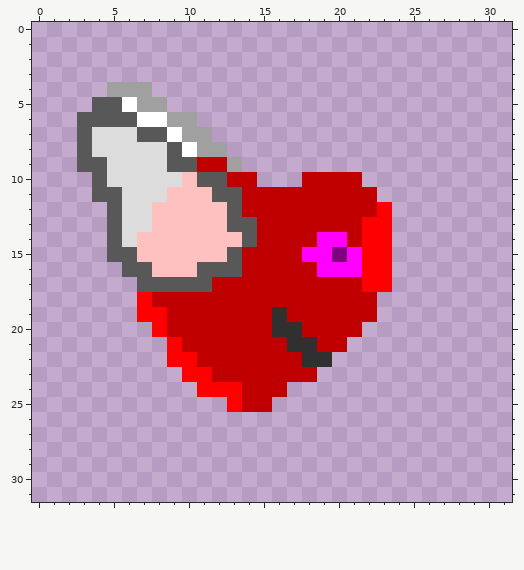
A pixel-art sprite gets an edit: images/missiondb.png. That is the earlier state.
The file is 32x32 pixels.
The result:
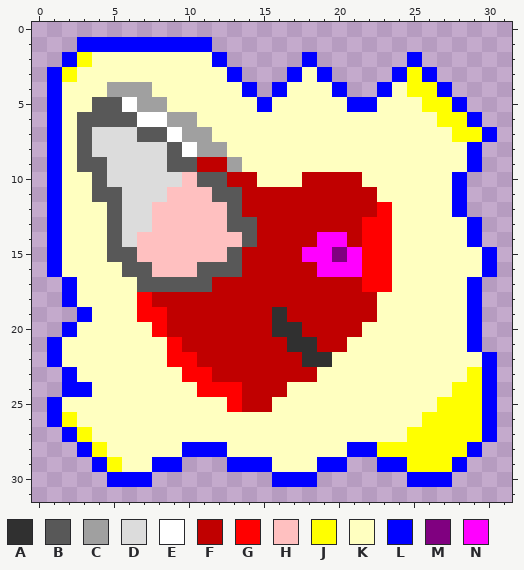
Palette (. is transparent): A #303030  B #585858  C #a0a0a0  D #dcdcdc  E #ffffff  F #c00000  G #ff0000  H #ffc0c0  J #ffff00  K #ffffc0  L #0000ff  M #800080  N #ff00ff
From old to new:
@@ x 0..31 @@
  0 ................................
- 1 ................................
- 2 ................................
- 3 ................................
- 4 .....CCC........................
- 5 ....BBECC.......................
- 6 ...BBBBEECC.....................
- 7 ...BDDDBBECC....................
- 8 ...BDDDDDBECC...................
- 9 ...BBDDDDBBFFC..................
-10 ....BDDDDDHBBFF...FFFF..........
-11 ....BBDDDHHHBBFFFFFFFFF.........
-12 .....BDDHHHHHBFFFFFFFFFG........
-13 .....BDDHHHHHBBFFFFFFFGG........
-14 .....BDHHHHHHHBFFFFNNFGG........
-15 .....BBHHHHHHBFFFFNNMNGG........
-16 ......BBHHHBBBFFFFFNNNGG........
-17 .......BBBBBFFFFFFFFFFGG........
-18 .......GFFFFFFFFFFFFFFF.........
-19 .......GGFFFFFFFAFFFFFF.........
-20 ........GFFFFFFFAAFFFF..........
-21 .........GFFFFFFFAAFF...........
-22 .........GGFFFFFFFAA............
-23 ..........GGFFFFFFF.............
-24 ...........GGGFFF...............
-25 .............GFF................
-26 ................................
-27 ................................
-28 ................................
-29 ................................
-30 ................................
+ 1 ...LLLLLLLLL....................
+ 2 ..LJKKKKKKKKL.....L......L......
+ 3 .LJKKKKKKKKKKL...LKL....LJL.....
+ 4 .LKKKCCCKKKKKKL.LKKKL..LKJJL....
+ 5 .LKKBBECCKKKKKKLKKKKKLLKKKJJL...
+ 6 .LKBBBBEECCKKKKKKKKKKKKKKKKJJL..
+ 7 .LKBDDDBBECCKKKKKKKKKKKKKKKKJJL.
+ 8 .LKBDDDDDBECCKKKKKKKKKKKKKKKKL..
+ 9 .LKBBDDDDBBFFCKKKKKKKKKKKKKKKL..
+10 .LKKBDDDDDHBBFFKKKFFFFKKKKKKL...
+11 .LKKBBDDDHHHBBFFFFFFFFFKKKKKL...
+12 .LKKKBDDHHHHHBFFFFFFFFFGKKKKL...
+13 .LKKKBDDHHHHHBBFFFFFFFGGKKKKKL..
+14 .LKKKBDHHHHHHHBFFFFNNFGGKKKKKL..
+15 .LKKKBBHHHHHHBFFFFNNMNGGKKKKKKL.
+16 .LKKKKBBHHHBBBFFFFFNNNGGKKKKKKL.
+17 ..LKKKKBBBBBFFFFFFFFFFGGKKKKKL..
+18 ..LKKKKGFFFFFFFFFFFFFFFKKKKKKL..
+19 ...LKKKGGFFFFFFFAFFFFFFKKKKKKL..
+20 ..LKKKKKGFFFFFFFAAFFFFKKKKKKKL..
+21 .LKKKKKKKGFFFFFFFAAFFKKKKKKKKL..
+22 .LKKKKKKKGGFFFFFFFAAKKKKKKKKKKL.
+23 ..LKKKKKKKGGFFFFFFFKKKKKKKKKKJL.
+24 ..LLKKKKKKKGGGFFFKKKKKKKKKKKJJL.
+25 .LKKKKKKKKKKKGFFKKKKKKKKKKKJJJL.
+26 .LJKKKKKKKKKKKKKKKKKKKKKKKJJJJL.
+27 ..LJKKKKKKKKKKKKKKKKKKKKKJJJJJL.
+28 ...LJKKKKKLLLKKKKKKKKLLJJJJJJL..
+29 ....LJKKLL...LLLKKKLL..LLJJJL...
+30 .....LLL........LLL......LLL....
 31 ................................
